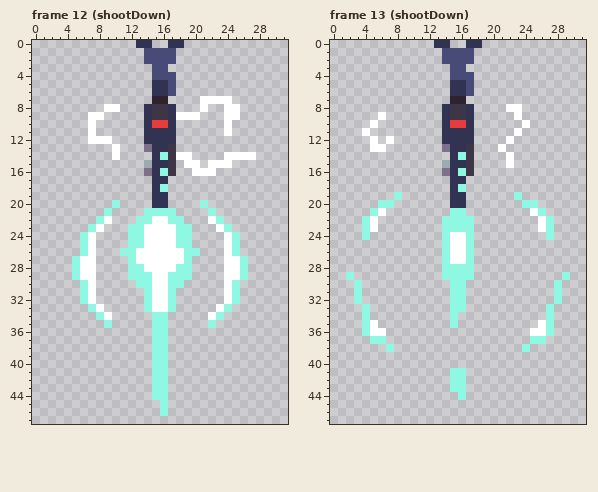
Pixel-art file: Test_Loopguy/Content/Railgun.aseprite. The picture above was drawn from the file before the commit.
32x48 pixels, 24 frames. Shown: frame 12 (shootDown), frame 13 (shootDown). The commit also changed other frames, which this record leaves out.
The result:
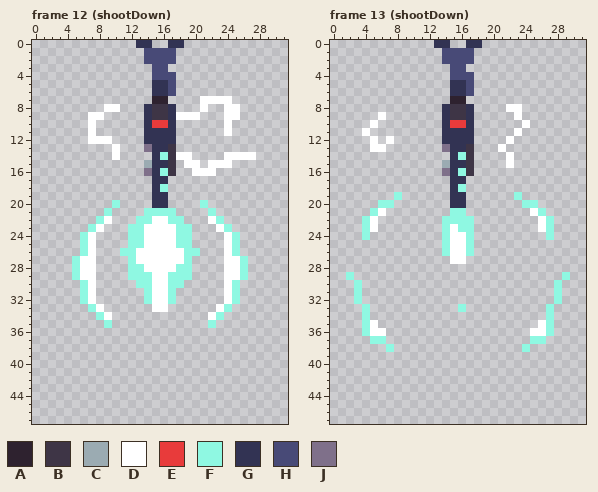
Palette (. is transparent): A #2e222f  B #3e3546  C #9babb2  D #ffffff  E #e83b3b  F #8ff8e2  G #323353  H #484a77  J #7f708a
Changes in this commit:
--- frame 12 (shootDown), layer "Layer 2"
@@ x 12..19 @@
 32 ..FDDF..
-33 ..FDDF..
-34 ...FF...
-35 ...FF...
-36 ...FF...
-37 ...FF...
-38 ...FF...
-39 ...FF...
-40 ...FF...
-41 ...FF...
-42 ...FF...
-43 ...FF...
-44 ...FF...
-45 ....F...
-46 ....F...
+33 ...DD...
+34 ........
+35 ........
+36 ........
+37 ........
+38 ........
+39 ........
+40 ........
+41 ........
+42 ........
+43 ........
+44 ........
+45 ........
+46 ........
 47 ........
--- frame 13 (shootDown), layer "Layer 2"
@@ x 13..17 @@
 22 .FFFF
-23 .FFFF
+23 .FDFF
 24 .FDDF
@@ x 12..19 @@
 26 ..FDDF..
-27 ..FDDF..
-28 ..FFFF..
-29 ..FFFF..
-30 ...FF...
-31 ...FF...
-32 ...FF...
-33 ...FF...
-34 ...F....
-35 ...F....
+27 ...DD...
+28 ........
+29 ........
+30 ........
+31 ........
+32 ........
+33 ....F...
+34 ........
+35 ........
 36 ........
@@ x 13..18 @@
 40 ......
-41 ..FF..
-42 ..FF..
-43 ..FF..
-44 ...F..
+41 ......
+42 ......
+43 ......
+44 ......
 45 ......
Pixel boxes of the changes (left, top, right, bottom) in both pictures:
erased: (144, 304, 176, 416)
changed: (450, 224, 458, 232)
erased: (442, 256, 474, 328)
erased: (450, 368, 466, 400)
